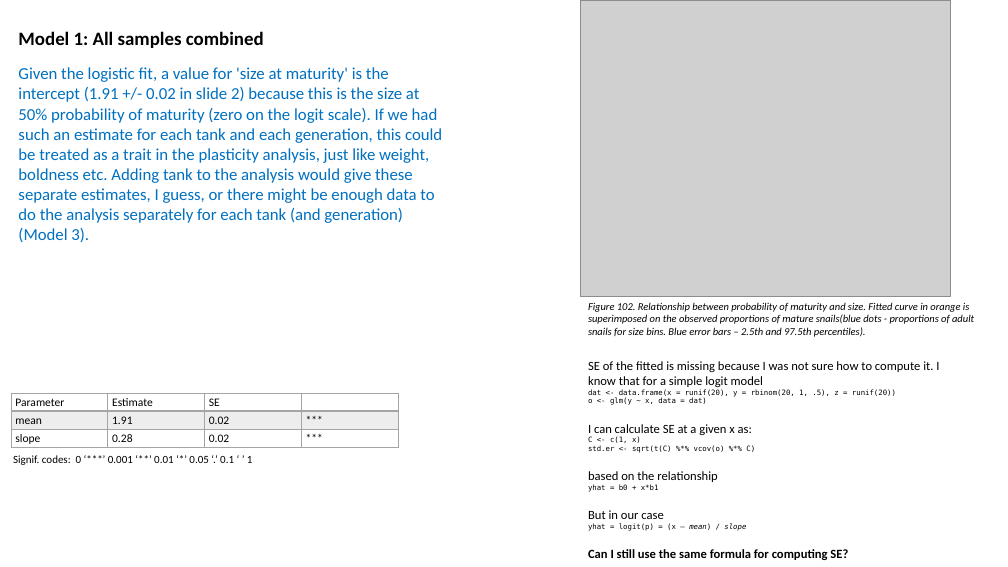
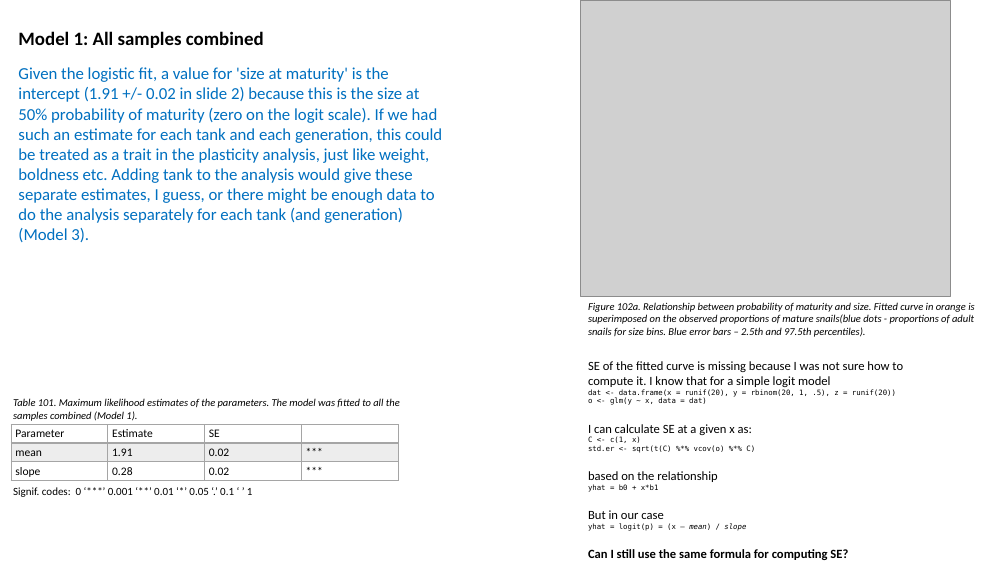
Before and after one commit to sam0per/Littorina_CZ_offspring, a slide deck: slide 11 of docs/Littorina_offspring_size_maturity.pptx (slide 4 before the commit). Drawn at 1008x567 pixels with LibreOffice and Linux fonts; fonts in the diff are those of the drawing; grey boxes stand for pictures. Boxes give left, top, right and bottom in pixels: in the first picture for what was removed or moved away, otherwise in the second. Text is boxed around its words. In the diff, an @@ line names an element or a change of style, - is before the commit and + after.

Commit message:
size at maturity sex and generation models

```diff
--- a/docs/Littorina_offspring_size_maturity.pptx
+++ b/docs/Littorina_offspring_size_maturity.pptx
@@ text at (x1=588, y1=302, x2=974, y2=337): text changed @@
-Figure 102. Relationship between probability of maturity and size. Fitted curve in orange is superimposed on the observed proportions of mature snails(blue dots - proportions of adult snails for size bins. Blue error bars – 2.5th and 97.5th percentiles).
+Figure 102a. Relationship between probability of maturity and size. Fitted curve in orange is superimposed on the observed proportions of mature snails(blue dots - proportions of adult snails for size bins. Blue error bars – 2.5th and 97.5th percentiles).
@@ text at (x1=588, y1=361, x2=903, y2=387): text changed @@
-SE of the fitted is missing because I was not sure how to compute it. I know that for a simple logit model
+SE of the fitted curve is missing because I was not sure how to compute it. I know that for a simple logit model
@@ text added at (x1=13, y1=398, x2=400, y2=421), 10 pt, text #000000, italic @@
+Table 101. Maximum likelihood estimates of the parameters. The model was fitted to all the samples combined (Model 1).
@@ table moved from (x1=11, y1=393, x2=399, y2=448) to (x1=11, y1=424, x2=399, y2=481) @@
@@ text "Signif. codes: 0 ‘***’ 0.001 ..." moved from (x1=13, y1=455, x2=253, y2=465) to (x1=13, y1=487, x2=253, y2=497) @@
```
Also in this commit, not shown: 6 other slides changed, 4 slides added, 2 slides removed, 2 other files.
